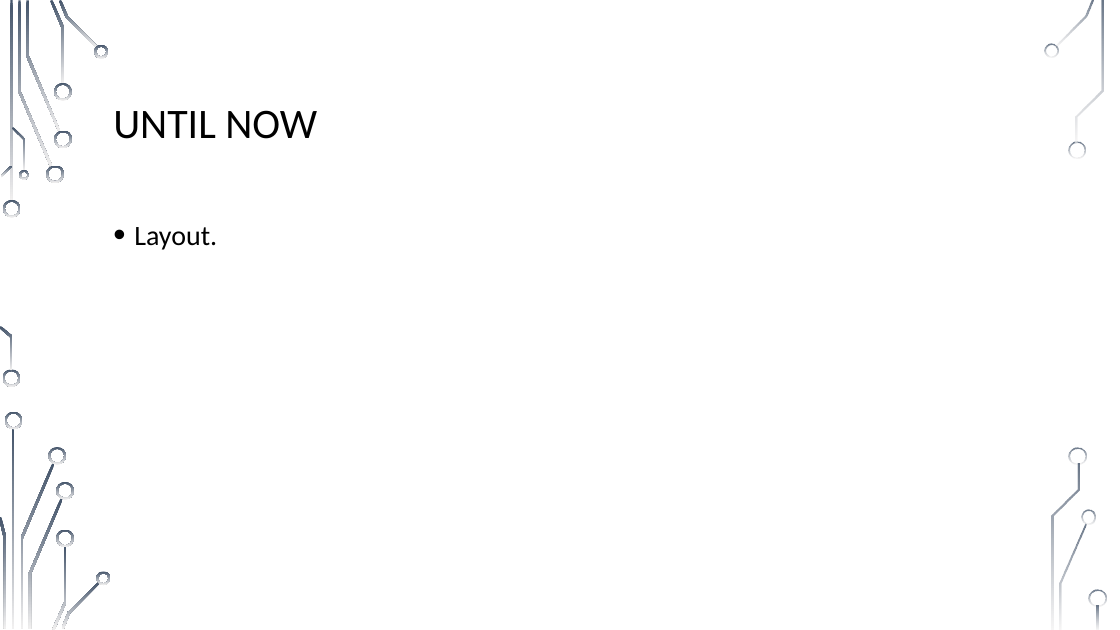
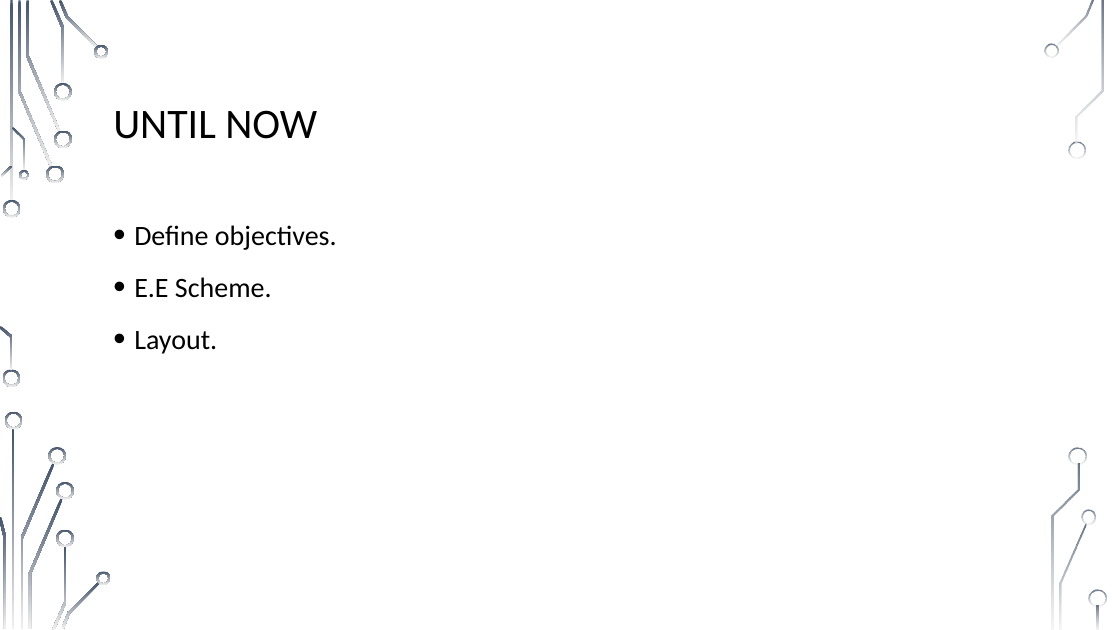
Before and after one commit to muhammad0bi/Technion_044167_E.E._project_A_IOT-Barcode_cheker, a slide deck: slide 13 of Presntations/Midterm presentation IOT Barcode checker 7681.pptx. Drawn at 1120x630 pixels with LibreOffice and Linux fonts; fonts in the diff are those of the drawing; background and template pictures are left out. Boxes give left, top, right and bottom in pixels: in the first picture for what was removed or moved away, otherwise in the second. Text is boxed around its words. In the diff, an @@ line names an element or a change of style, - is before the commit and + after.

```diff
--- a/Presntations/Midterm presentation IOT Barcode checker 7681.pptx
+++ b/Presntations/Midterm presentation IOT Barcode checker 7681.pptx
@@ text at bbox=[134, 225, 337, 298]: paragraphs added @@
+• Define objectives.
+• E.E Scheme.
```
Also in this commit, not shown: 2 other slides changed.
